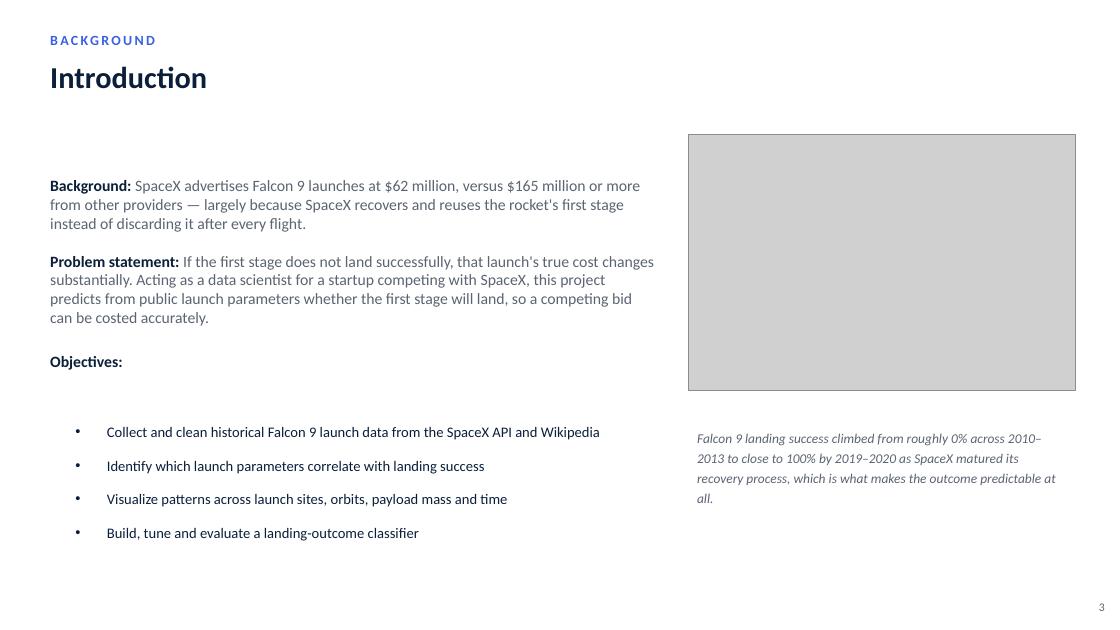
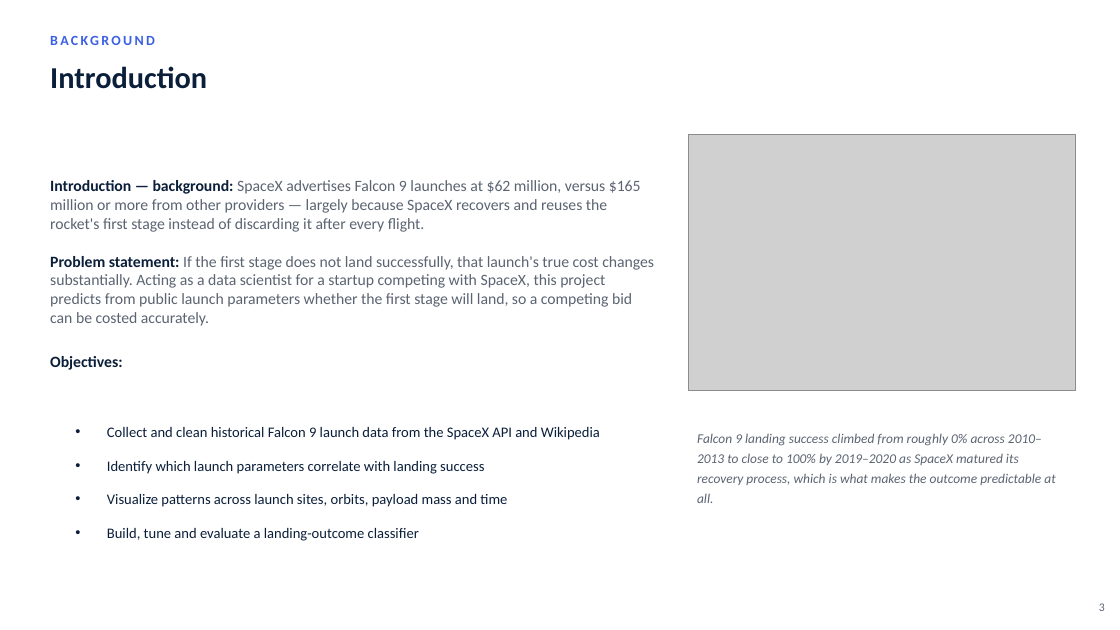
Before and after one commit to razerblade09/spacex-falcon9-capstone, a slide deck: slide 3 of Data_Science_Capstone_Presentation_12.pptx. Drawn at 1120x630 pixels with LibreOffice and Linux fonts; fonts in the diff are those of the drawing; grey boxes stand for pictures. Boxes give left, top, right and bottom in pixels: in the first picture for what was removed or moved away, otherwise in the second. Text is boxed around its words. In the diff, an @@ line names an element or a change of style, - is before the commit and + after.

```diff
--- a/Data_Science_Capstone_Presentation_12.pptx
+++ b/Data_Science_Capstone_Presentation_12.pptx
@@ text at <box>50,180,654,370</box>: text changed @@
-Background: SpaceX advertises Falcon 9 launches at $62 million, versus $165 million or more from other providers — largely because SpaceX recovers and reuses the rocket's first stage instead of discarding it after every flight.
-Problem statement: If the first stage does not land successfully, that launch's true cost changes substantially. Acting as a data scientist for a startup competing with SpaceX, this project predicts from public launch parameters whether the first stage will land, so a competing bid can be costed accurately.
-Objectives:
+Introduction — background: SpaceX advertises Falcon 9 launches at $62 million, versus $165 million or more from other providers — largely because SpaceX recovers and reuses the rocket's first stage instead of discarding it after every flight.
+Problem statement: If the first stage does not land successfully, that launch's true cost changes substantially. Acting as a data scientist for a startup competing with SpaceX, this project predicts from public launch parameters whether the first stage will land, so a competing bid can be costed accurately.
+Objectives:
```
Also in this commit, not shown: 4 other slides changed, 2 other files.
